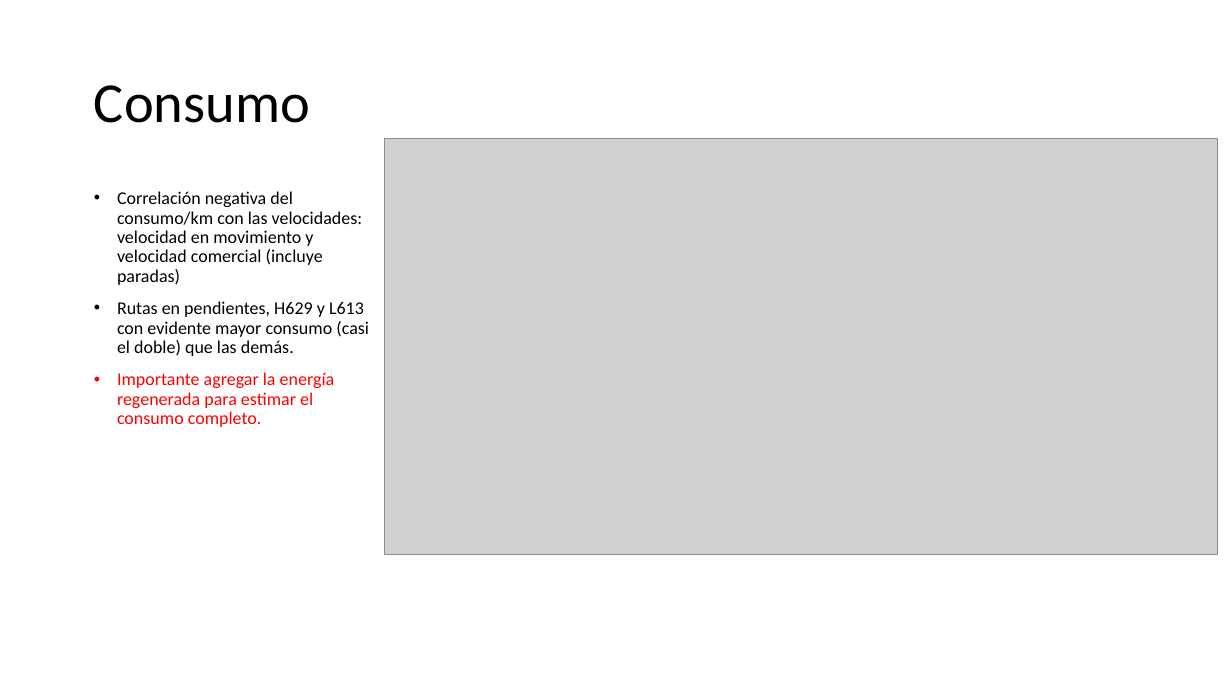
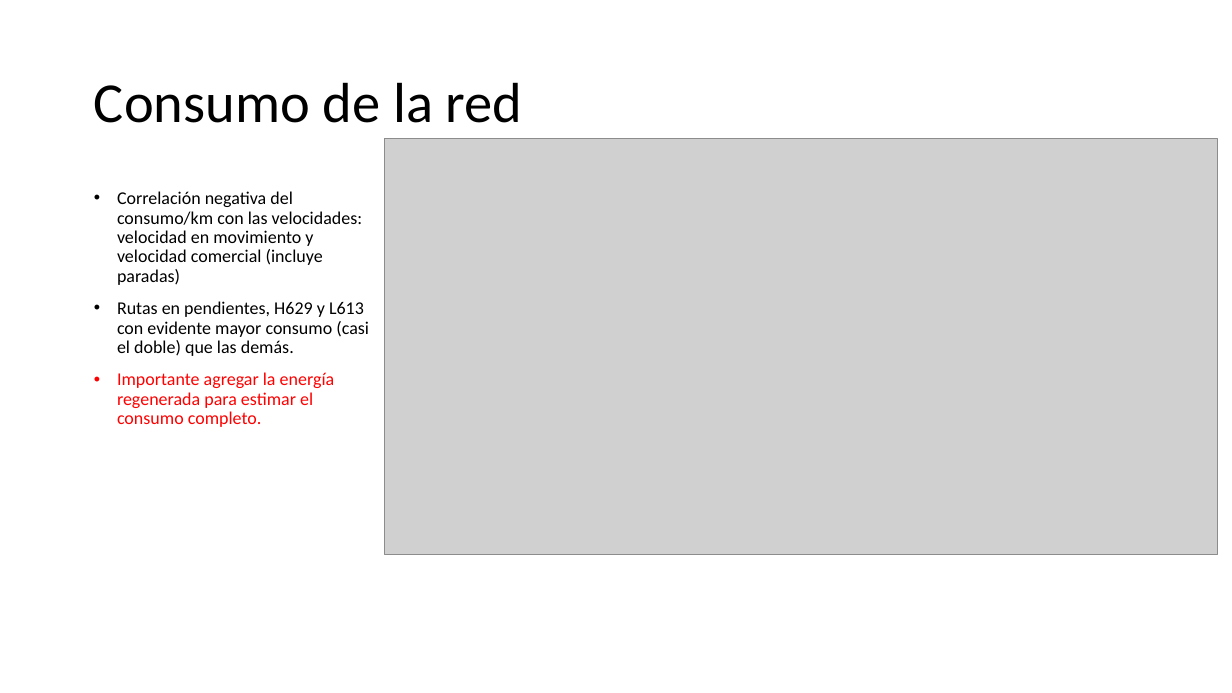
Before and after one commit to Jeisson177/scripts-tesis, a slide deck: slide 32 of Patrones de conducción.pptx (slide 21 before the commit). Drawn at 1232x693 pixels with LibreOffice and Linux fonts; fonts in the diff are those of the drawing; grey boxes stand for pictures. Boxes give left, top, right and bottom in pixels: in the first picture for what was removed or moved away, otherwise in the second. Text is boxed around its words. In the diff, an @@ line names an element or a change of style, - is before the commit and + after.

```diff
--- a/Patrones de conducción.pptx
+++ b/Patrones de conducción.pptx
@@ title at bbox=[94, 82, 523, 123]: text changed @@
-Consumo
+Consumo de la red
```
Also in this commit, not shown: 8 other slides changed, 11 slides added, 20 other files.
